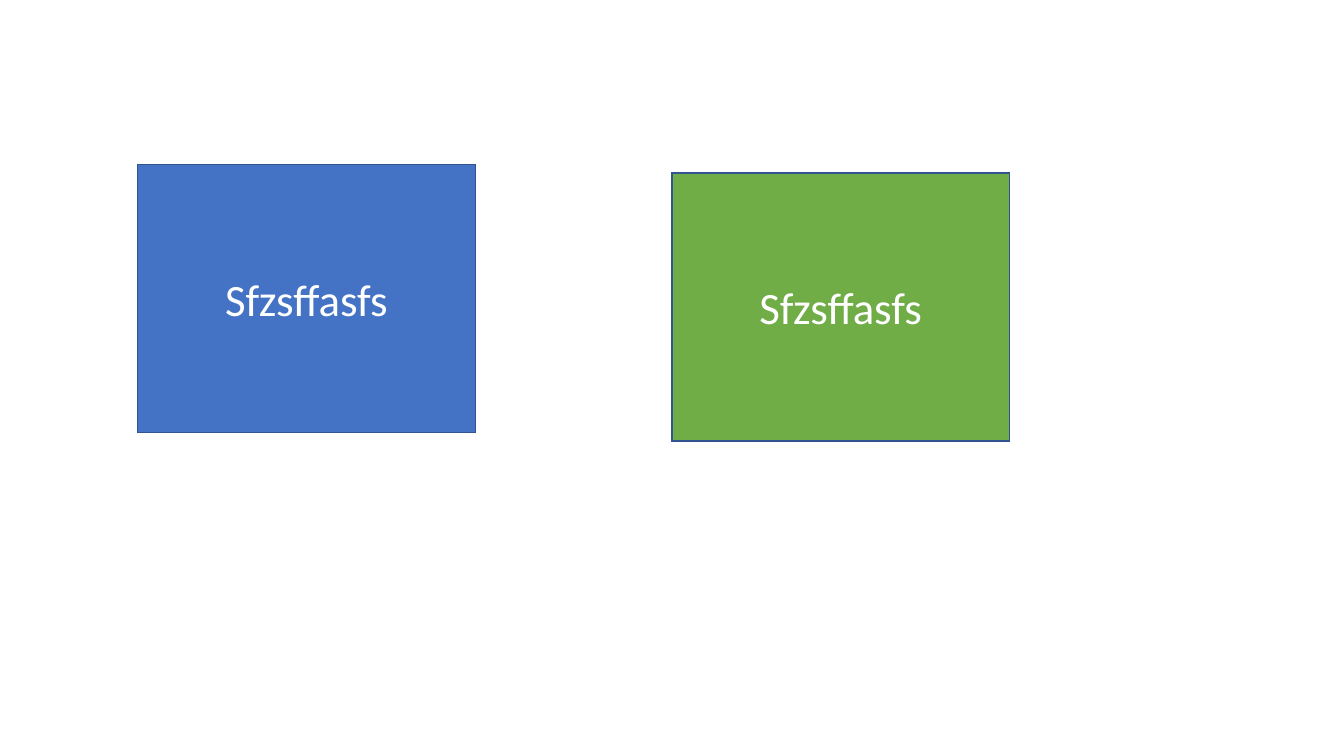
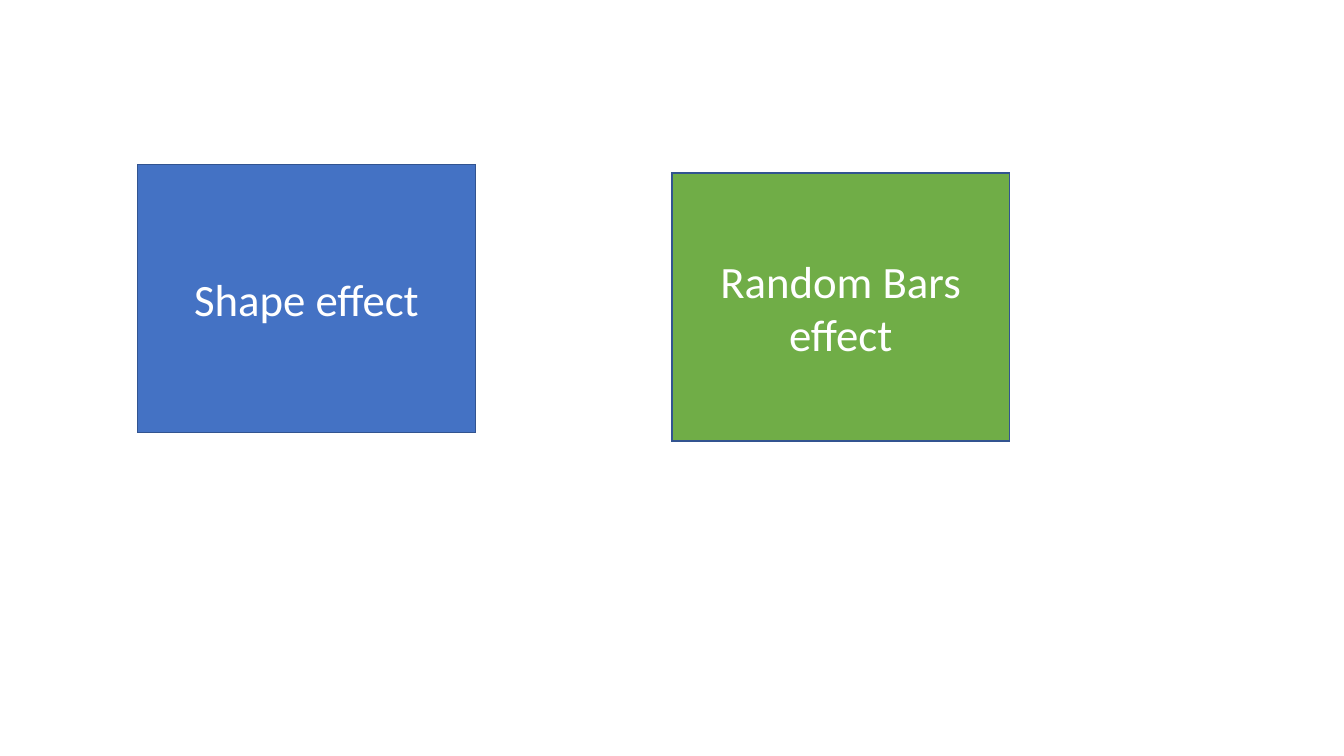
Before and after one commit to aspose-slides/Aspose.Slides-for-C, a slide deck: slide 4 of Showcases/Pptx2VideoConverter/templates/presentation.pptx. Drawn at 1344x756 pixels with LibreOffice and Linux fonts; fonts in the diff are those of the drawing. Boxes give left, top, right and bottom in pixels: in the first picture for what was removed or moved away, otherwise in the second. Text is boxed around its words. In the diff, an @@ line names an element or a change of style, - is before the commit and + after.

```diff
--- a/Showcases/Pptx2VideoConverter/templates/presentation.pptx
+++ b/Showcases/Pptx2VideoConverter/templates/presentation.pptx
@@ text in rectangle at box(720, 267, 961, 352): text changed @@
-Sfzsffasfs
+Random Bars
+effect
@@ text in rectangle at box(194, 285, 419, 324): text changed @@
-Sfzsffasfs
+Shape effect
```
Also in this commit, not shown: 1 other slide changed, 1 slide added, 1 slide removed, 7 other files.
